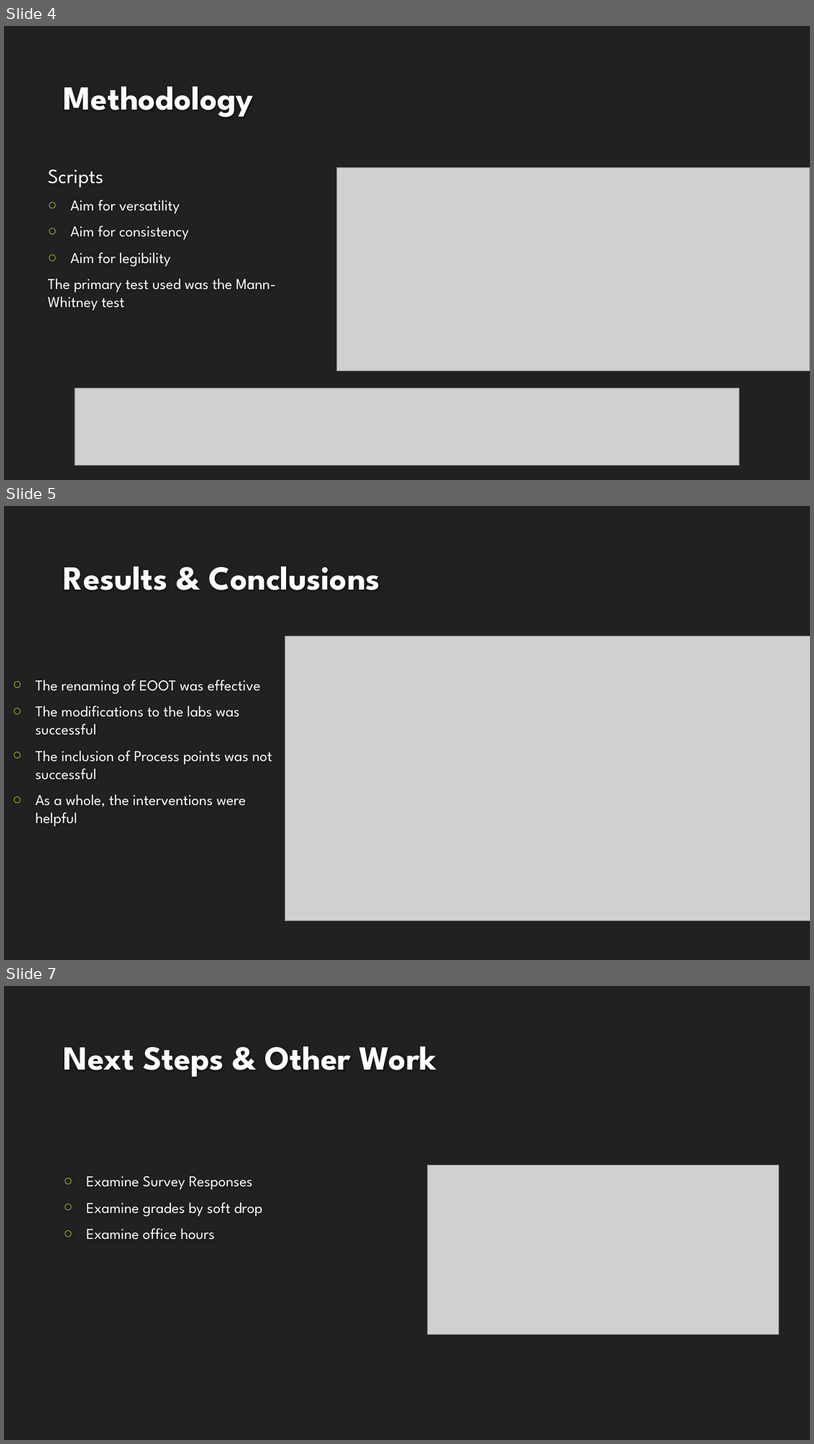
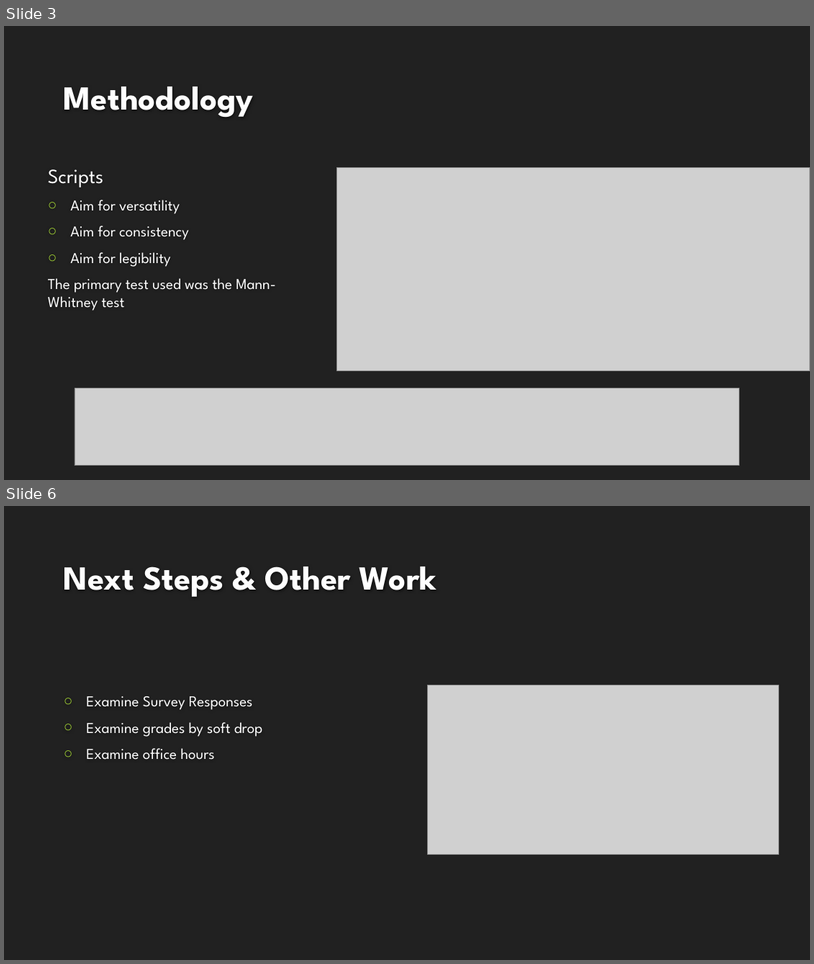
Before and after one commit to adamAbram/reu, a slide deck: CSC216 Comparison.pptx. Shown one above the other, each under a label of ours: slides 4, 5 and 7 before the commit, slides 3 and 6 after it; the slides between them are not shown. The pictures are 814x1444 and 814x964 pixels, drawn with LibreOffice and Linux fonts; fonts in the diff are those of the drawing; grey boxes stand for pictures; background and template pictures are left out. Boxes give left, top, right and bottom in pixels: in the first picture for what was removed or moved away, otherwise in the second. Text is boxed around its words. In the diff, an @@ line names an element or a change of style, - is before the commit and + after.

```diff
--- a/CSC216 Comparison.pptx
+++ b/CSC216 Comparison.pptx
@@ slide 5 removed at bbox=[4, 506, 810, 960], background #212121 @@
@@ title removed at bbox=[64, 566, 381, 590] @@
-Results & Conclusions
@@ picture removed at bbox=[286, 636, 810, 921] @@
@@ text removed at bbox=[36, 680, 273, 826] @@
-○ The renaming of EOOT was effective
-○ The modifications to the labs was successful
-○ The inclusion of Process points was not successful
-○ As a whole, the interventions were helpful
@@ what was slide 4 is now slide 3 @@
@@ what was slide 7 is now slide 6 @@
```
Also in this commit, not shown: 3 slides added, 2 other slides removed, 1 other file.
